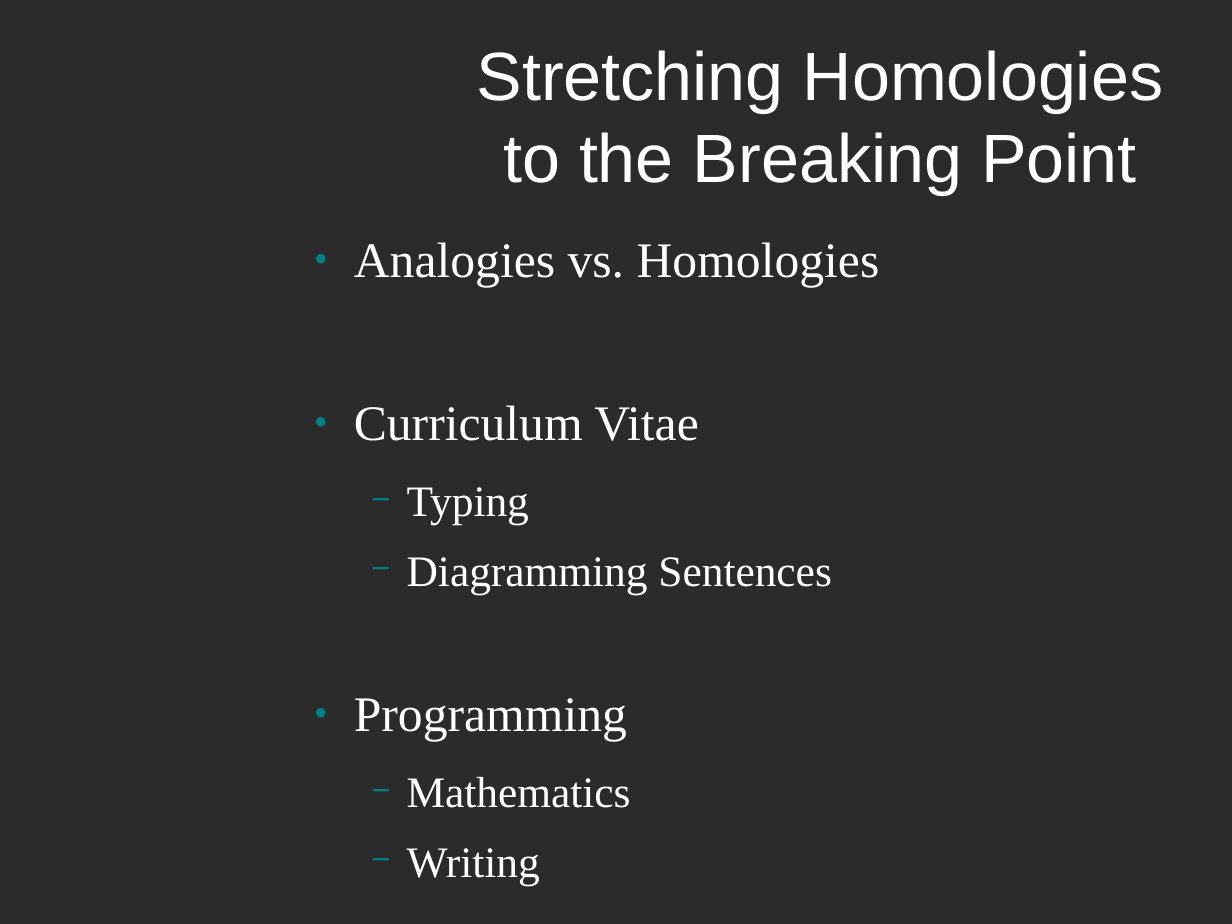
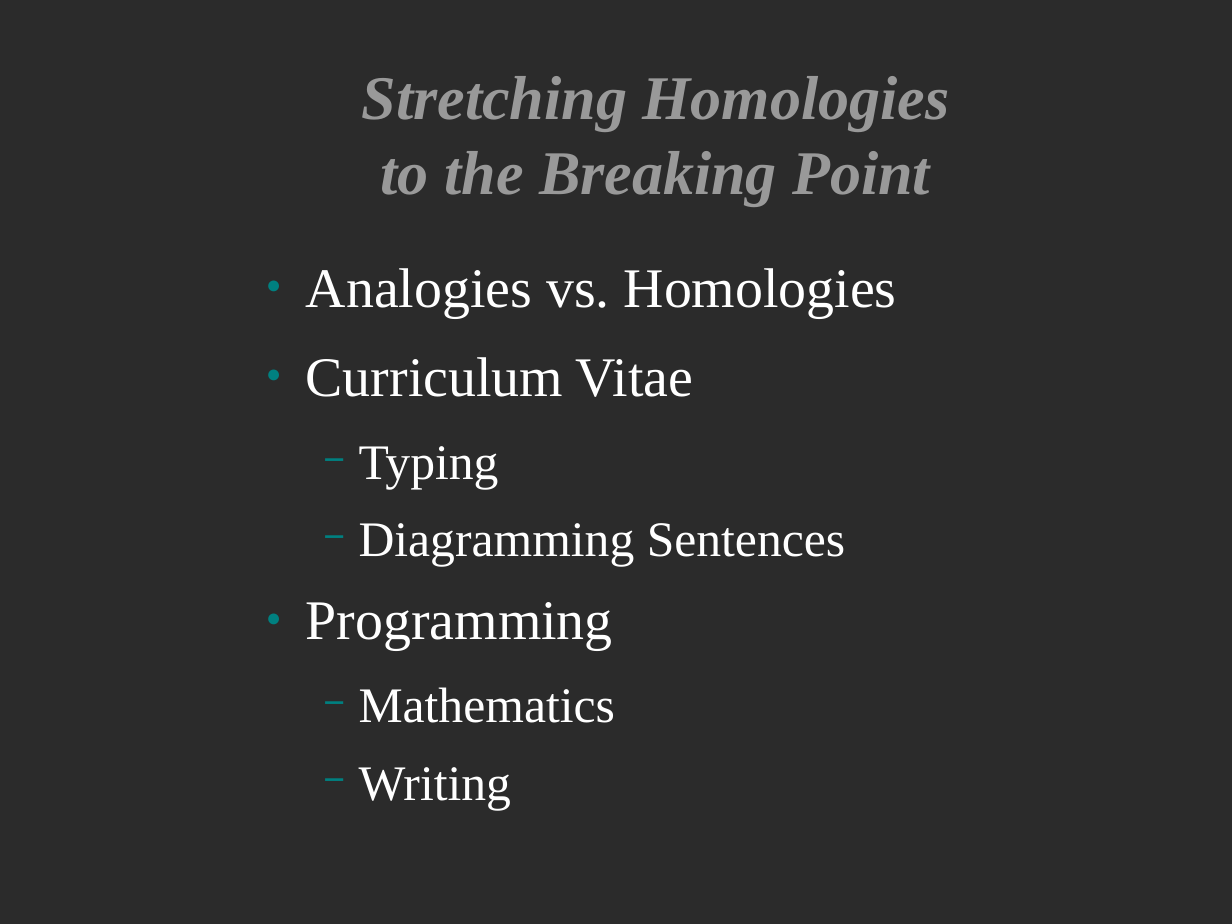
Before and after one commit to softwaresunday/Lexpress, a slide deck: slide 1 of doc/homologies.odp. Drawn at 1232x924 pixels with LibreOffice and Linux fonts; fonts in the diff are those of the drawing; background and template pictures are left out; a plain dark background stands for a picture behind light text. Boxes give left, top, right and bottom in pixels: in the first picture for what was removed or moved away, otherwise in the second. Text is boxed around its words. In the diff, an @@ line names an element or a change of style, - is before the commit and + after.

Commit message:
changes to DCG and Homologies talk

```diff
--- a/doc/homologies.odp
+++ b/doc/homologies.odp
@@ title "Stretching Homologies to the Breaking ..." moved from (x1=477, y1=50, x2=1163, y2=194) to (x1=362, y1=76, x2=950, y2=206) @@
@@ title "Stretching Homologies to the Breaking ..." at (x1=362, y1=76, x2=950, y2=206): size 44 to 40 pt, font Arial to Times New Roman, text colour #FFFFFF to #999999, bold on, italic on @@
@@ text "Analogies vs. Homologies" moved from (x1=354, y1=242, x2=880, y2=885) to (x1=306, y1=268, x2=897, y2=810) @@
@@ text "Analogies vs. Homologies" at (x1=306, y1=268, x2=897, y2=810): size 32 to 36 pt in "Analogies vs. Homologies", "Curriculum Vitae", "Programming"; size 28 to 32 pt in "Typing", "Diagramming Sentences", "Mathematics", "Writing" @@
```
Also in this commit, not shown: 6 other slides changed, 7 slides added, 1 other file.
